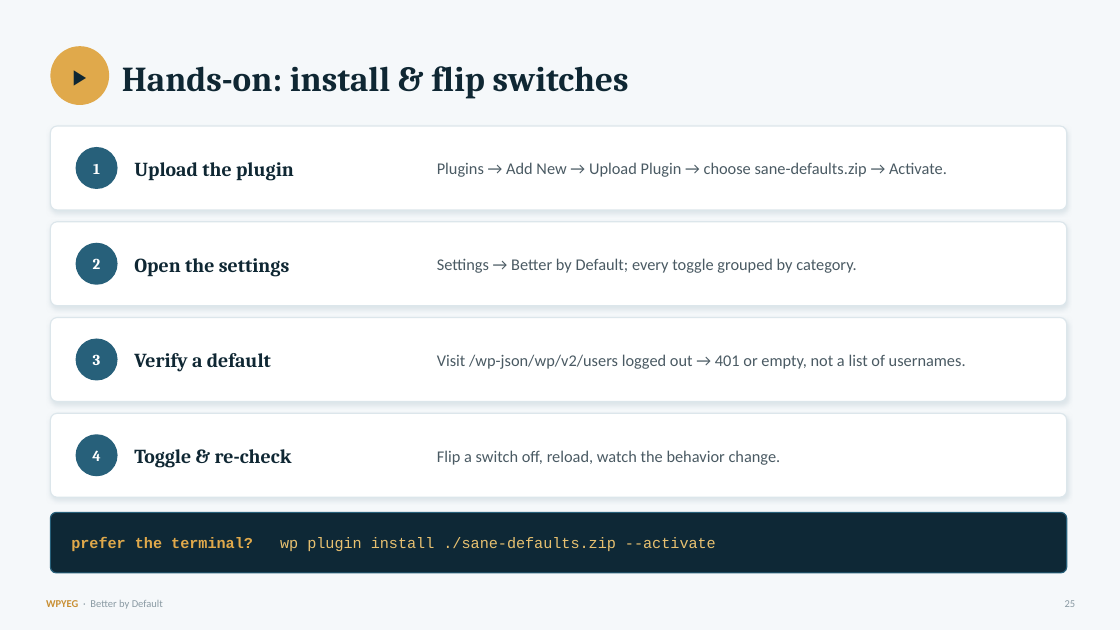
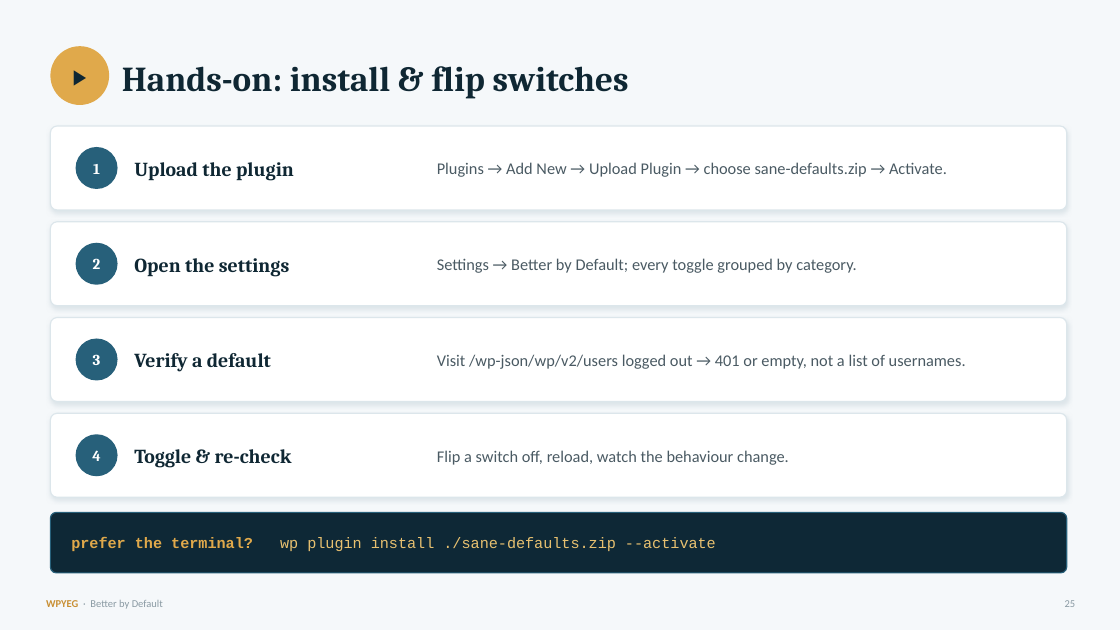
Before and after one commit to WPYEG/Better-by-Default, a slide deck: slide 25 of workshop/Better-by-Default.pptx. Drawn at 1120x630 pixels with LibreOffice and Linux fonts; fonts in the diff are those of the drawing. Boxes give left, top, right and bottom in pixels: in the first picture for what was removed or moved away, otherwise in the second. Text is boxed around its words. In the diff, an @@ line names an element or a change of style, - is before the commit and + after.

```diff
--- a/workshop/Better-by-Default.pptx
+++ b/workshop/Better-by-Default.pptx
@@ text at (437, 450, 789, 465): text changed @@
-Flip a switch off, reload, watch the behavior change.
+Flip a switch off, reload, watch the behaviour change.
```
Also in this commit, not shown: 1 other slide changed, 10 other files.
